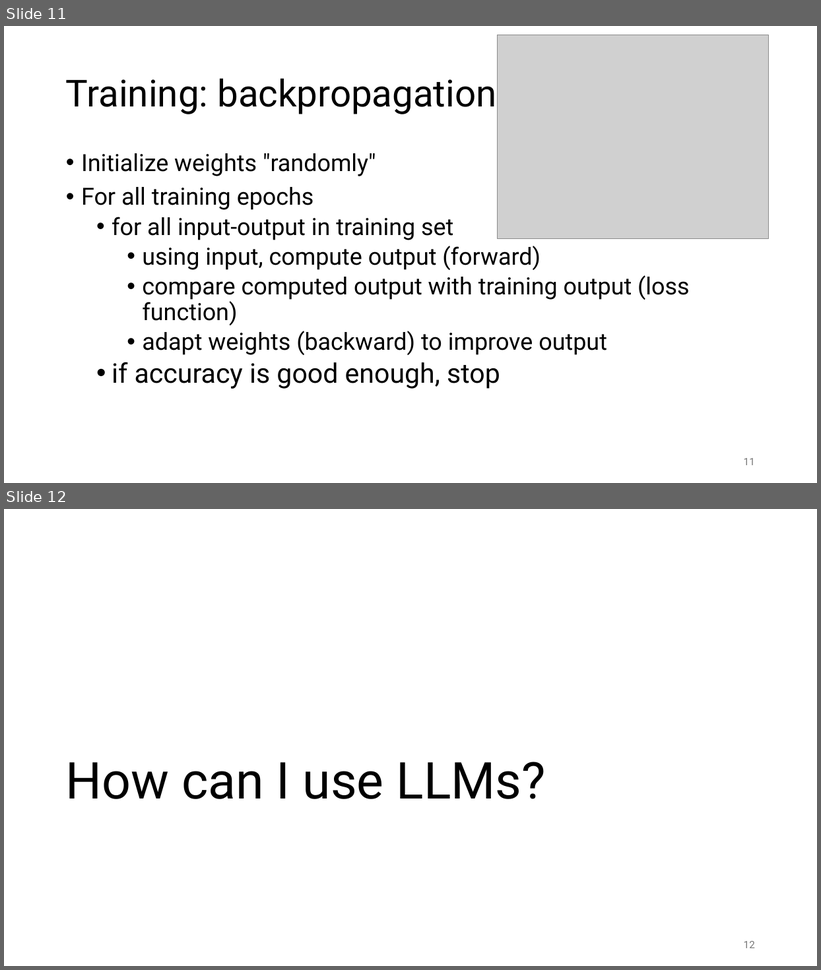
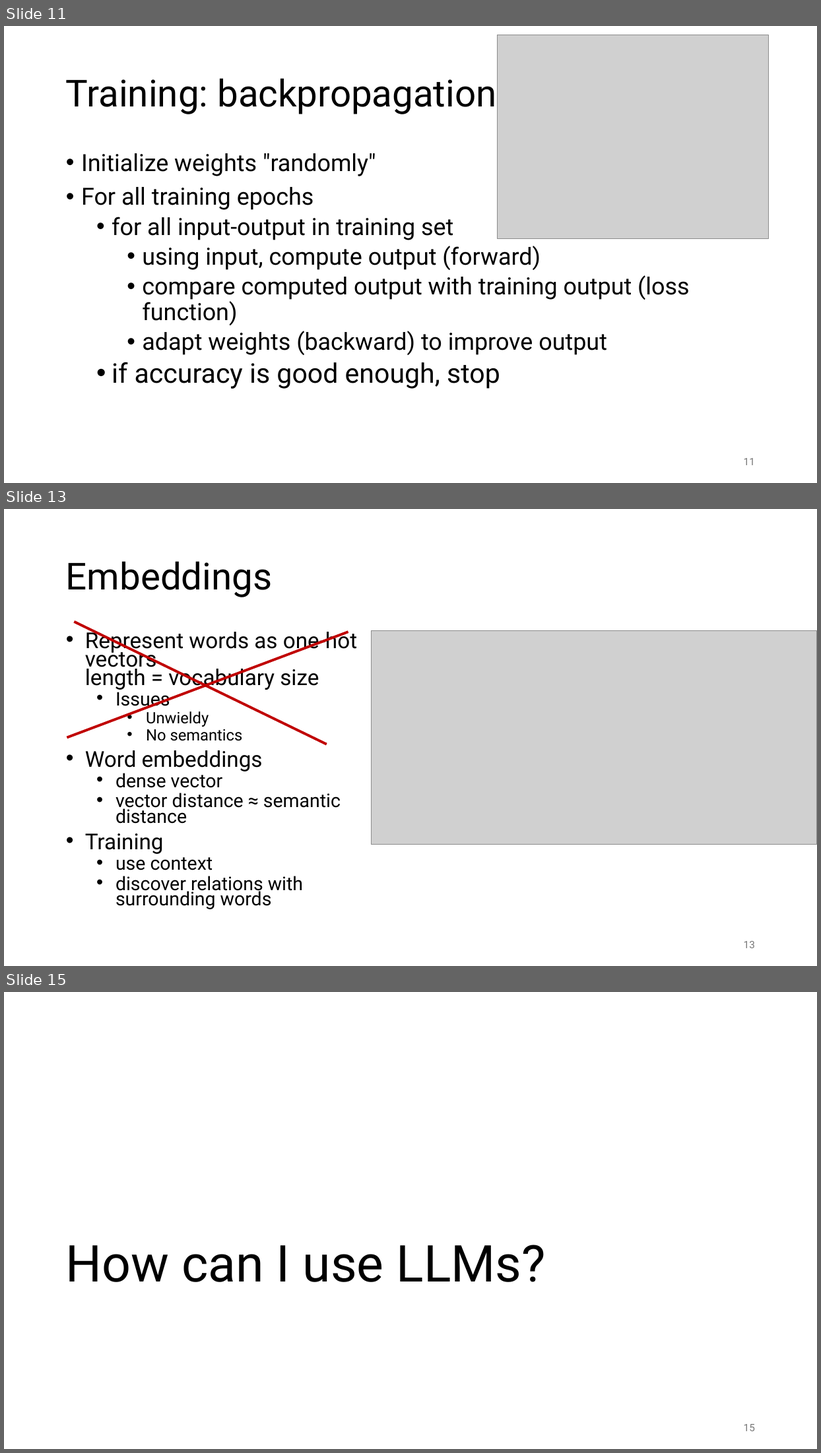
Before and after one commit to gjbex/Deploying-LLMs-locally, a slide deck: local_LLMs.pptx. Shown one above the other, each under a label of ours: slides 11 and 12 before the commit, slides 11, 13 and 15 after it; the slides between them are not shown. The pictures are 821x970 and 821x1453 pixels, drawn with LibreOffice and Linux fonts; fonts in the diff are those of the drawing; grey boxes stand for pictures. Boxes give left, top, right and bottom in pixels: in the first picture for what was removed or moved away, otherwise in the second. Text is boxed around its words. In the diff, an @@ line names an element or a change of style, - is before the commit and + after.

```diff
--- a/local_LLMs.pptx
+++ b/local_LLMs.pptx
@@ slide 13 added at <box>4,509,817,966</box>, background #FFFFFF @@
@@ title added at <box>66,561,272,597</box>, 44 pt, text #000000 @@
+Embeddings
@@ line added from (74, 622) to (327, 745), #C00000 3 pt @@
@@ line added from (67, 738) to (349, 632), #C00000 3 pt @@
@@ text added at <box>85,628,357,910</box>, 22.2 pt, text #000000 @@
+• Represent words as one-hot vectors
+  length = vocabulary size
+  • Issues
+    • Unwieldy
+    • No semantics
+• Word embeddings
+  • dense vector
+  • vector distance ≈ semantic distance
+• Training
+  • use context
+  • discover relations with surrounding words
@@ picture added at <box>371,631,817,845</box> @@
@@ page number added at <box>744,941,755,949</box>, 12 pt, text #797979 @@
+13
@@ what was slide 12 is now slide 15 @@
@@ page number at <box>744,1424,755,1432</box>: text changed @@
-12
+15
```
Also in this commit, not shown: 2 other slides added.
